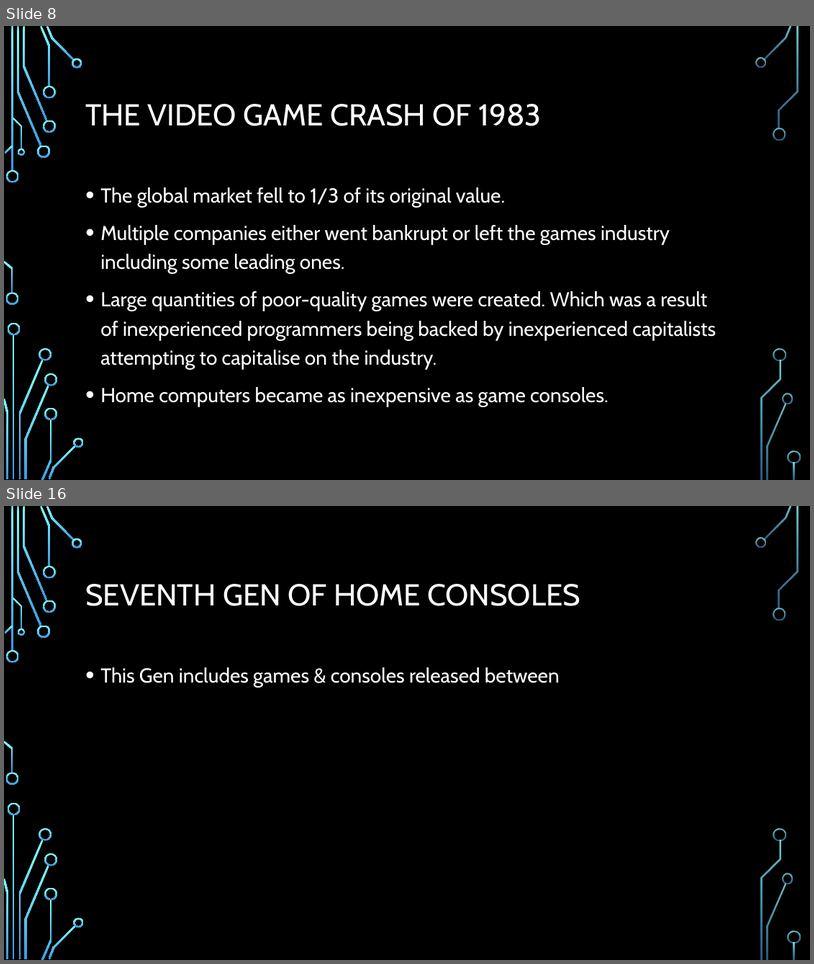
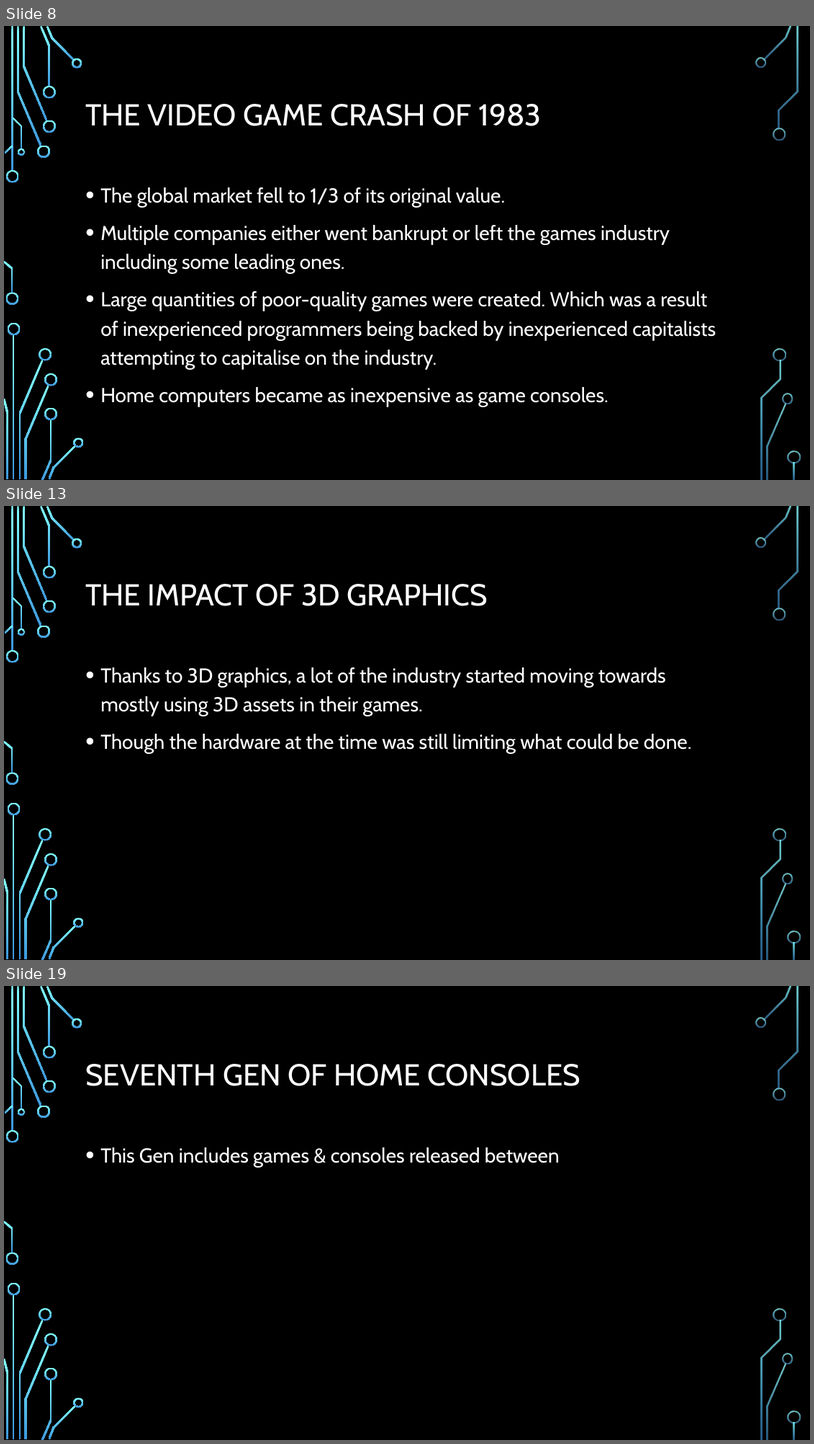
Before and after one commit to Stampard0/Assessments, a slide deck: Informational Technology (Game Design)/Part 1 Redo/Cluster - Introduction to Game Design/AT04/AT04 Video Game History By Richard Pountney.pptx. Shown one above the other, each under a label of ours: slides 8 and 16 before the commit, slides 8, 13 and 19 after it; the slides between them are not shown. The pictures are 814x964 and 814x1444 pixels, drawn with LibreOffice and Linux fonts; fonts in the diff are those of the drawing; background and template pictures are left out. Boxes give left, top, right and bottom in pixels: in the first picture for what was removed or moved away, otherwise in the second. Text is boxed around its words. In the diff, an @@ line names an element or a change of style, - is before the commit and + after.

```diff
--- a/Informational Technology (Game Design)/Part 1 Redo/Cluster - Introduction to Game Design/AT04/AT04 Video Game History By Richard Pountney.pptx
+++ b/Informational Technology (Game Design)/Part 1 Redo/Cluster - Introduction to Game Design/AT04/AT04 Video Game History By Richard Pountney.pptx
@@ slide 13 added at (4, 506, 810, 960), background picture (left out); not listed: 36 template elements that a slide beside it also shows @@
@@ title added at (85, 584, 488, 606), 36 pt, text #FFFFFF @@
+THE IMPACT OF 3D GRAPHICS
@@ text added at (100, 667, 692, 754), 24 pt, text #FFFFFF @@
+• Thanks to 3D graphics, a lot of the industry started moving towards mostly using 3D assets in their games.
+• Though the hardware at the time was still limiting what could be done.
@@ what was slide 16 is now slide 19 @@
```
Also in this commit, not shown: 6 slides changed, 4 other slides added, 2 slides removed.
